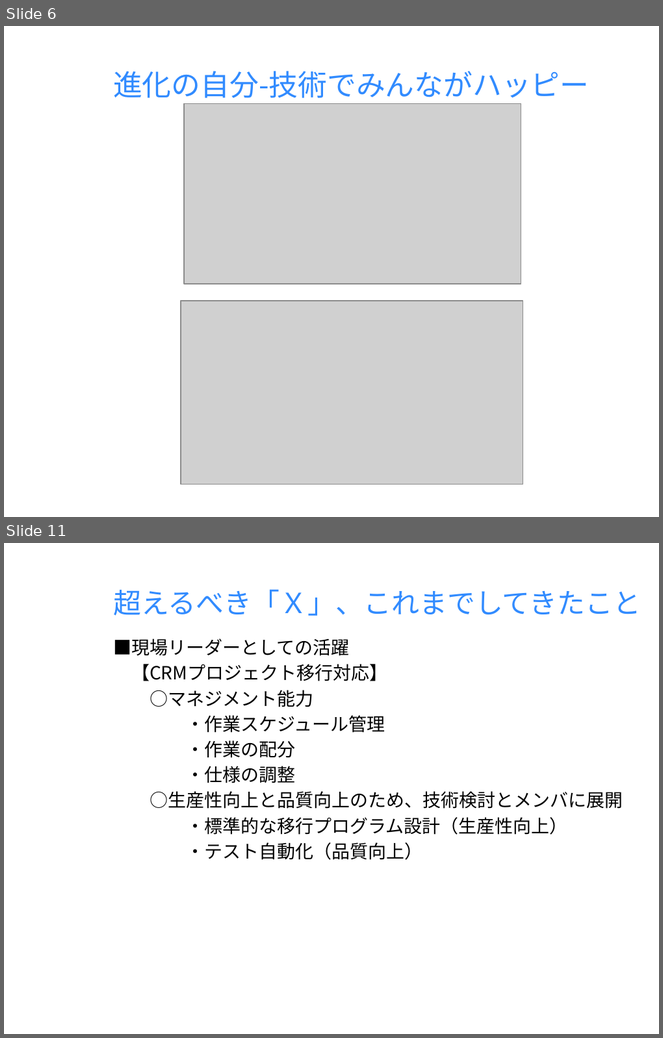
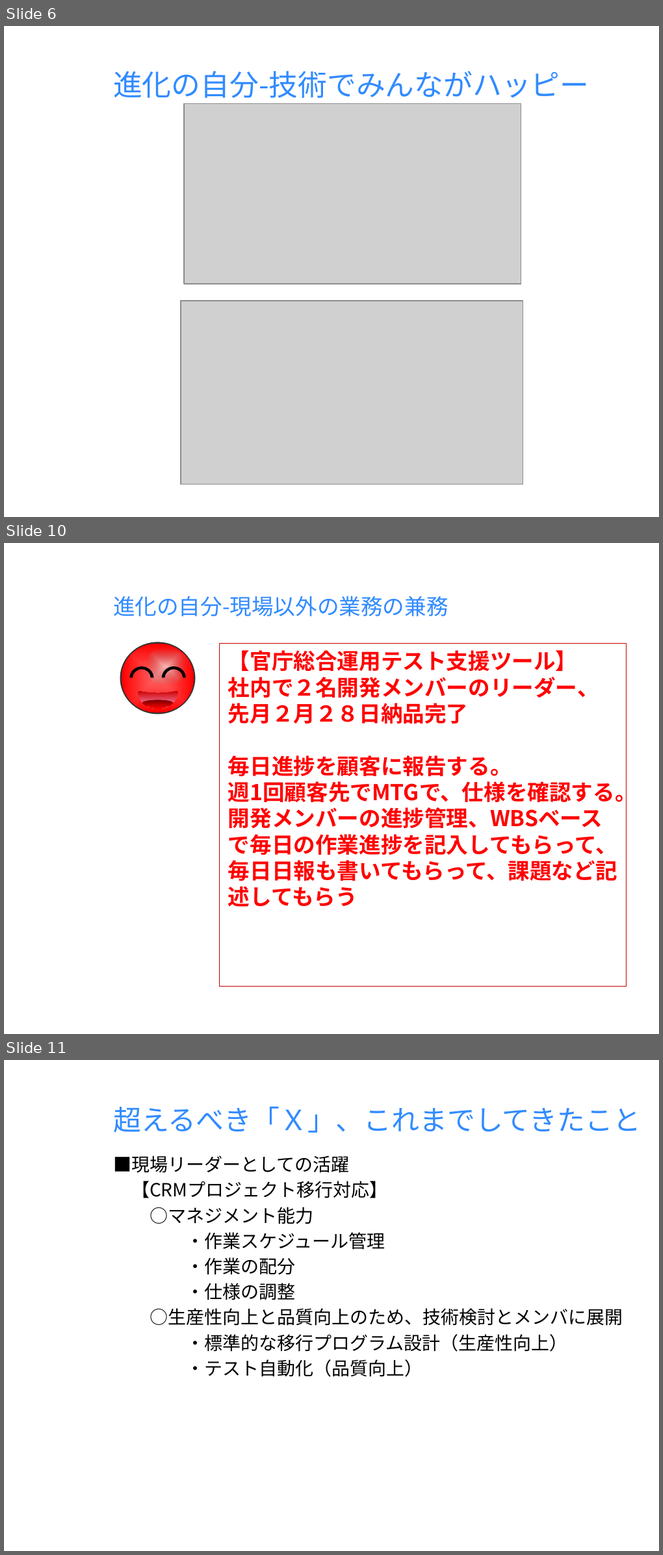
Before and after one commit to milo-bb/test, a slide deck: 昇格プレゼン(徐洋)_new.pptx. Shown one above the other, each under a label of ours: slides 6 and 11 before the commit, slides 6, 10 and 11 after it; the slides between them are not shown. The pictures are 663x1038 and 663x1555 pixels, drawn with LibreOffice and Linux fonts; fonts in the diff are those of the drawing; grey boxes stand for pictures; background and template pictures are left out. Boxes give left, top, right and bottom in pixels: in the first picture for what was removed or moved away, otherwise in the second. Text is boxed around its words. In the diff, an @@ line names an element or a change of style, - is before the commit and + after.

```diff
--- a/昇格プレゼン(徐洋)_new.pptx
+++ b/昇格プレゼン(徐洋)_new.pptx
@@ slide 10 added at bbox=[4, 543, 659, 1034], background picture (left out) @@
@@ title added at bbox=[113, 596, 449, 616], 18 pt, text #318BFF @@
+進化の自分-現場以外の業務の兼務
@@ rectangle added at bbox=[220, 644, 627, 987], outline #C00000 0.75 pt, 18 pt, text #FF0000, bold @@
+【官庁総合運用テスト支援ツール】
+社内で２名開発メンバーのリーダー、先月２月２８日納品完了
+毎日進捗を顧客に報告する。
+週1回顧客先でMTGで、仕様を確認する。
+開発メンバーの進捗管理、WBSベースで毎日の作業進捗を記入してもらって、毎日日報も書いてもらって、課題など記述してもらう
@@ group added at bbox=[120, 642, 195, 714]: 3 ellipses, 3 freeform shapes, 1 moon @@
```
Also in this commit, not shown: 7 slides changed, 1 slide removed.
